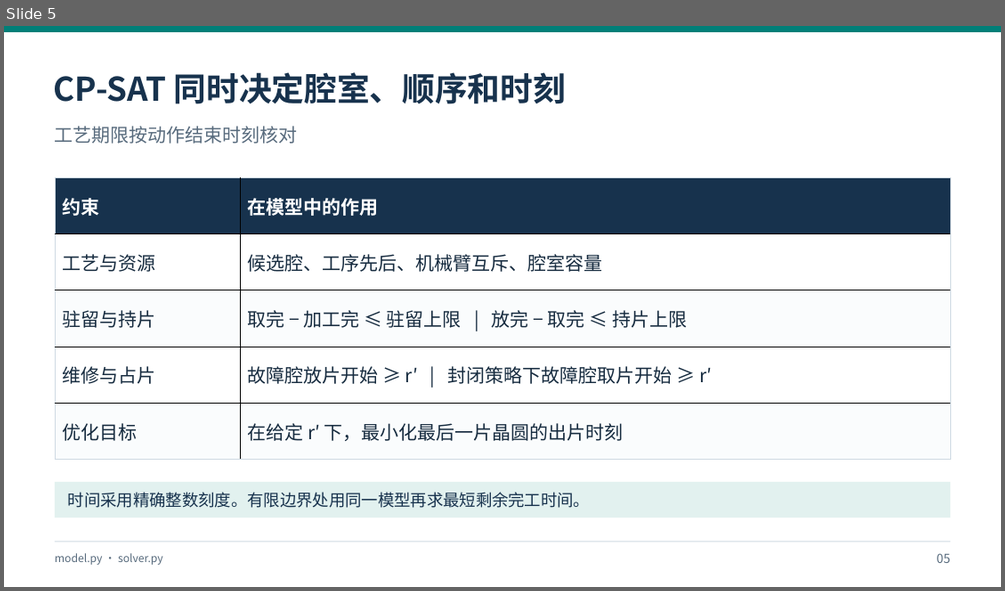
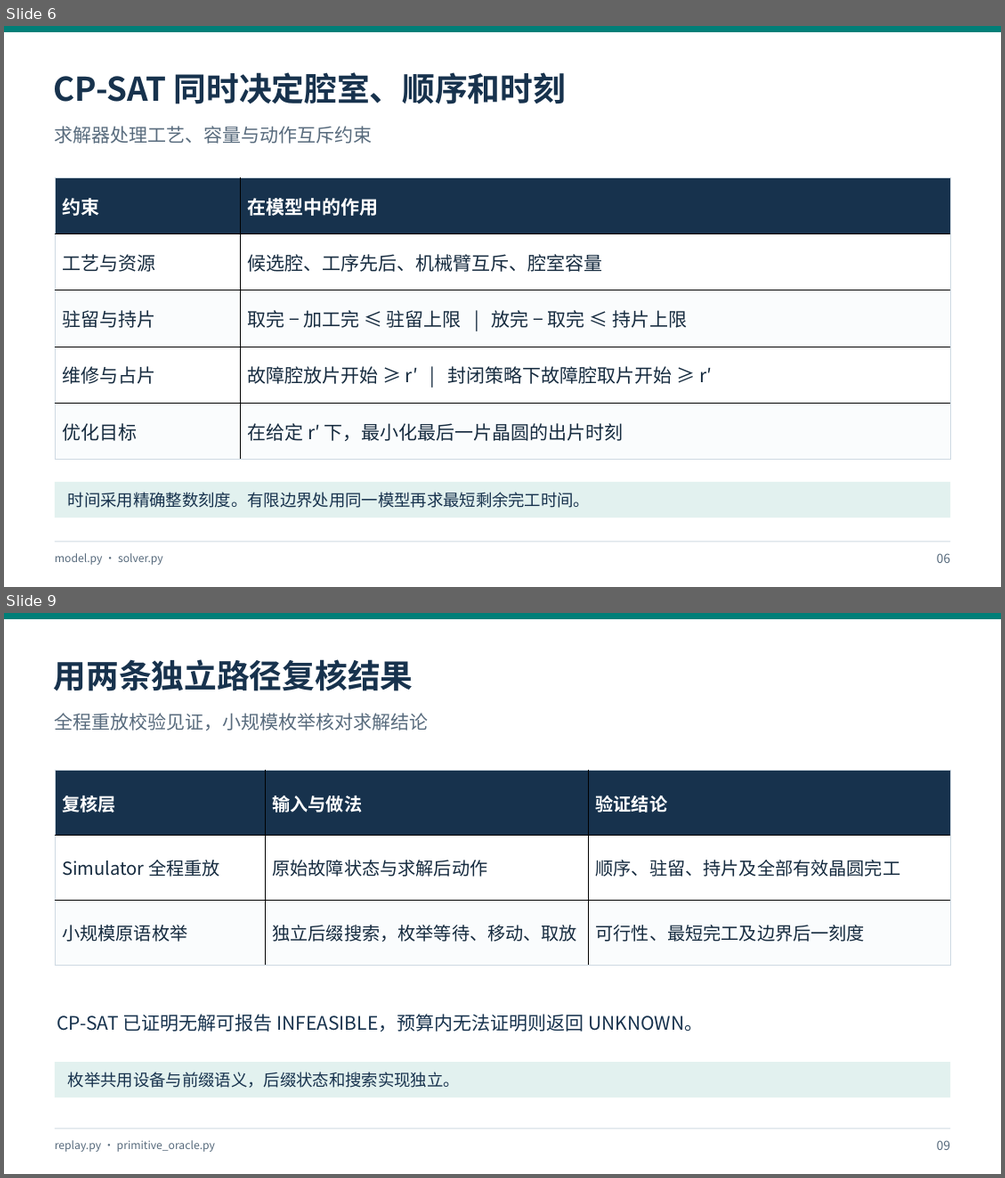
Before and after one commit to yanq458-tech/WaferSched-Agent, a slide deck: docs/presentations/v1.3.0-project-review/WaferSched-Agent_v1.3.0_研究汇报.pptx. Shown one above the other, each under a label of ours: slide 5 before the commit, slides 6 and 9 after it; the slides between them are not shown. The pictures are 1005x591 and 1005x1178 pixels, drawn with LibreOffice and Linux fonts; fonts in the diff are those of the drawing. Boxes give left, top, right and bottom in pixels: in the first picture for what was removed or moved away, otherwise in the second. Text is boxed around its words. In the diff, an @@ line names an element or a change of style, - is before the commit and + after.

```diff
--- a/docs/presentations/v1.3.0-project-review/WaferSched-Agent_v1.3.0_研究汇报.pptx
+++ b/docs/presentations/v1.3.0-project-review/WaferSched-Agent_v1.3.0_研究汇报.pptx
@@ slide 9 added at box(4, 613, 1001, 1174), background #FFFFFF @@
@@ rectangle added at box(4, 613, 1001, 619), fill #007F78 @@
@@ text added at box(54, 659, 413, 691), 31.5 pt, text #17324D, bold @@
+用两条独立路径复核结果
@@ text added at box(55, 713, 429, 730), 18 pt, text #586B7D @@
+全程重放校验见证，小规模枚举核对求解结论
@@ table added at box(55, 770, 950, 965), 3 rows, 3 columns @@
+复核层 | 输入与做法 | 验证结论
+Simulator 全程重放 | 原始故障状态与求解后动作 | 顺序、驻留、持片及全部有效晶圆完工
+小规模原语枚举 | 独立后缀搜索，枚举等待、移动、取放 | 可行性、最短完工及边界后一刻度
@@ text added at box(57, 1013, 703, 1031), 18 pt, text #17324D @@
+CP-SAT 已证明无解可报告 INFEASIBLE，预算内无法证明则返回 UNKNOWN。
@@ rectangle added at box(55, 1062, 951, 1097), fill #E2F1EF @@
@@ text added at box(68, 1071, 460, 1087), 15.8 pt, text #17324D @@
+枚举共用设备与前缀语义，后缀状态和搜索实现独立。
@@ rectangle added at box(55, 1128, 951, 1129), fill #CED9E2 @@
@@ text added at box(55, 1140, 215, 1151), 10.5 pt, text #586B7D @@
+replay.py · primitive_oracle.py
@@ text added at box(937, 1140, 951, 1150), 12 pt, text #586B7D @@
+09
@@ what was slide 5 is now slide 6 @@
@@ slide 6 changed as well @@
@@ text at box(55, 126, 372, 143): text changed @@
-工艺期限按动作结束时刻核对
+求解器处理工艺、容量与动作互斥约束
@@ text at box(937, 553, 951, 563): text changed @@
-05
+06
```
Also in this commit, not shown: 8 other slides changed, 7 other slides added, 2 slides removed, 7 other files.
